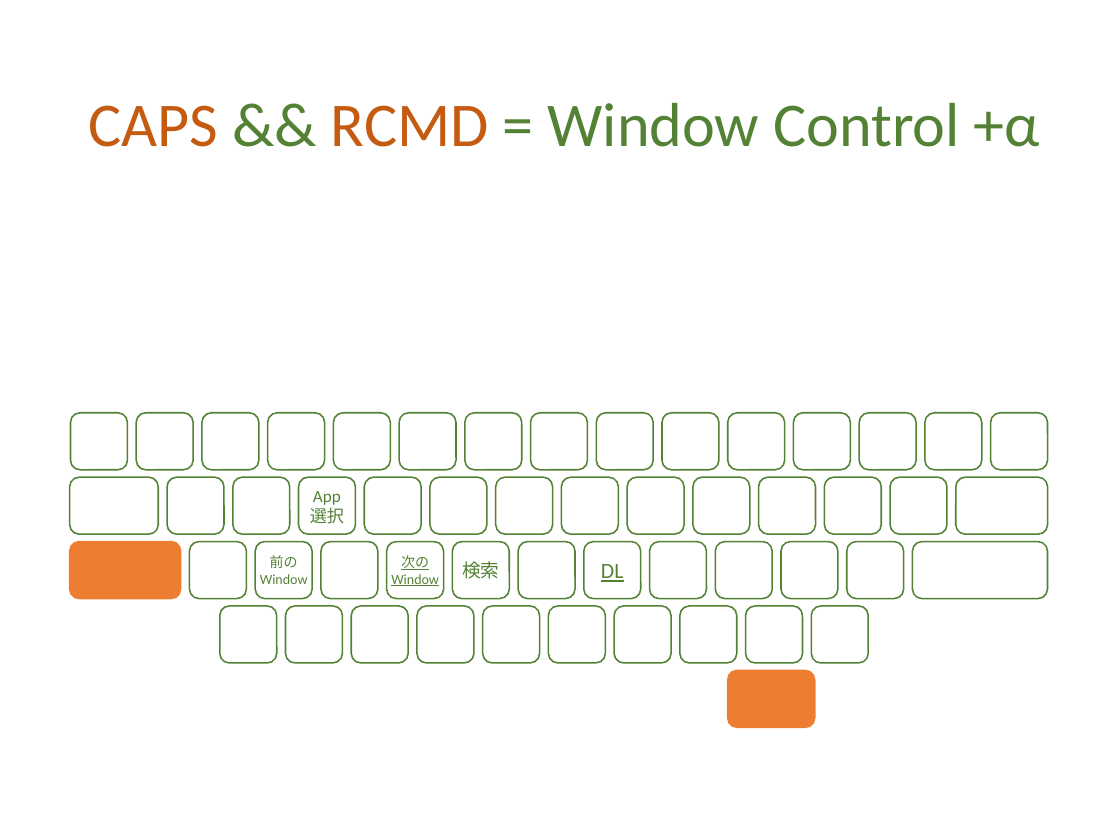
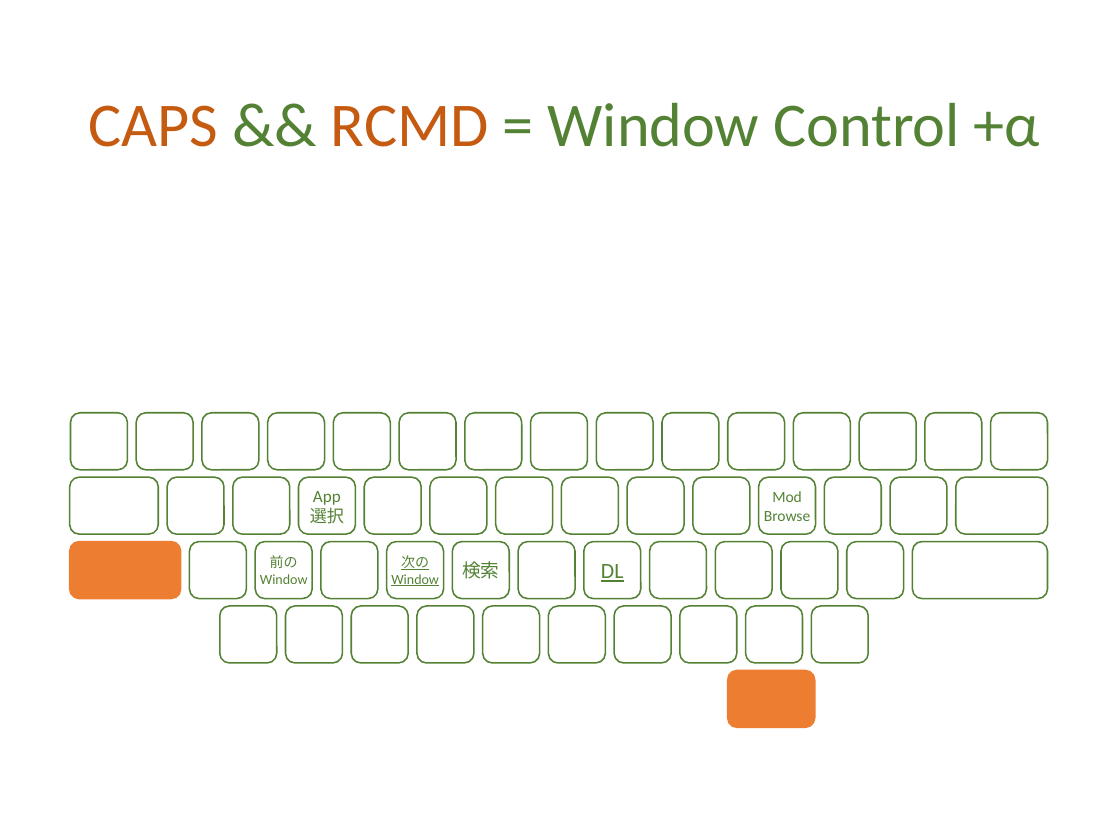
Before and after one commit to ittooo66/myAHK, a slide deck: slide 9 of MANUAL.pptx. Drawn at 1120x840 pixels with LibreOffice and Linux fonts; fonts in the diff are those of the drawing. Boxes give left, top, right and bottom in pixels: in the first picture for what was removed or moved away, otherwise in the second. Text is boxed around its words. In the diff, an @@ line names an element or a change of style, - is before the commit and + after.

```diff
--- a/MANUAL.pptx
+++ b/MANUAL.pptx
@@ text in rounded rectangle at [764, 491, 810, 521]: text added @@
+Mod
+Browse
```
Also in this commit, not shown: 3 other files.
